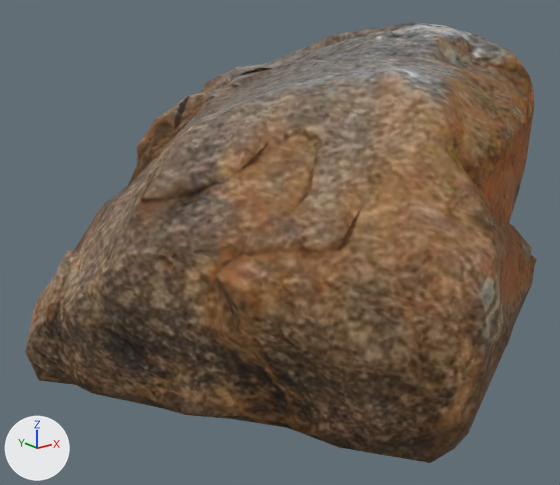
What one commit did to the glTF model public/assets/beach/models/rock-round-lod0.glb.
Before and after are seen from a 50 mm lens placed at (-2.61, -3.19, 1.97), pointed at (-0.21, -0.18, 0.77). Lighting does not change. The marker at lower left points along +X, +Y and +Z. The first picture is the older version.

The older version as bpy lines, for what is in view:
```python
me_realcap_model_2 = bpy.data.meshes.new('realCap_Model_2')
me_realcap_model_2.from_pydata(...)  # 592 vertices, 1177 faces; spans x -1.34..1.18, y -1.46..1.02, z -0.03..1.86
me_realcap_model_2.materials.append(mat_boulder_04)
ob_boulder_04 = bpy.data.objects.new('boulder_04', me_realcap_model_2)
ob_boulder_04.location = (0.0, 0.0, 0.0)
```
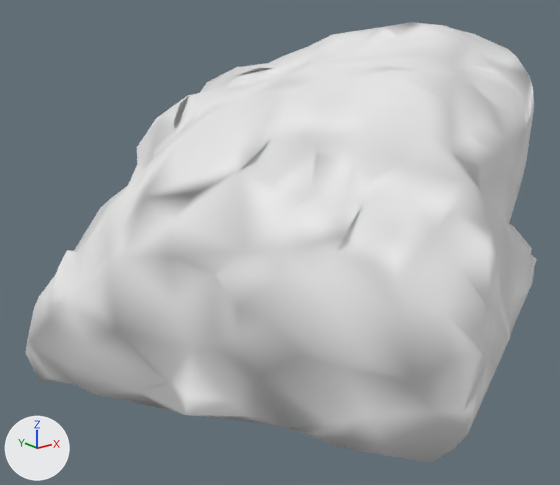
Boxes [x1, y1, x2, y2] around the edits, measured in the pictures (560 x 485 px):
'boulder_04', recoloured (brown to white)
    both: [26, 22, 537, 463]

The change in detail:
me_realcap_model_2 has 592 vertices, 1177 faces and spans x -1.34..1.18, y -1.46..1.02, z -0.03..1.86.
me_realcap_model_2 no longer uses material mat_boulder_04.
